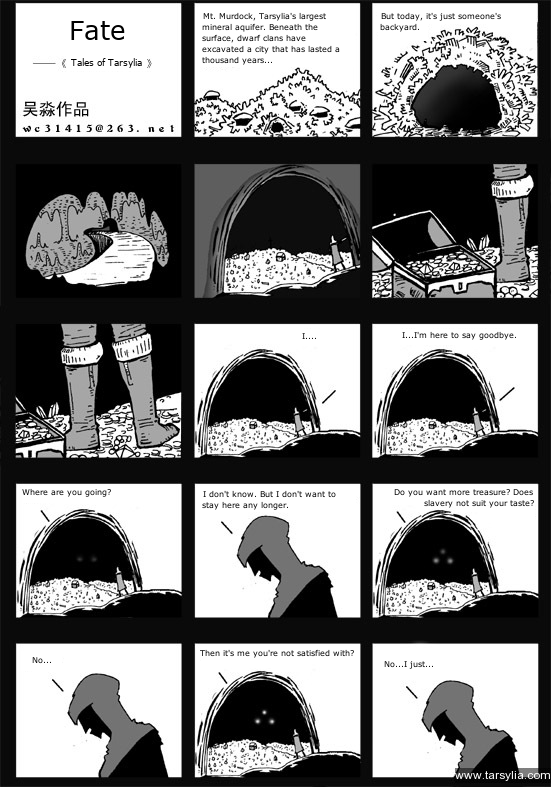
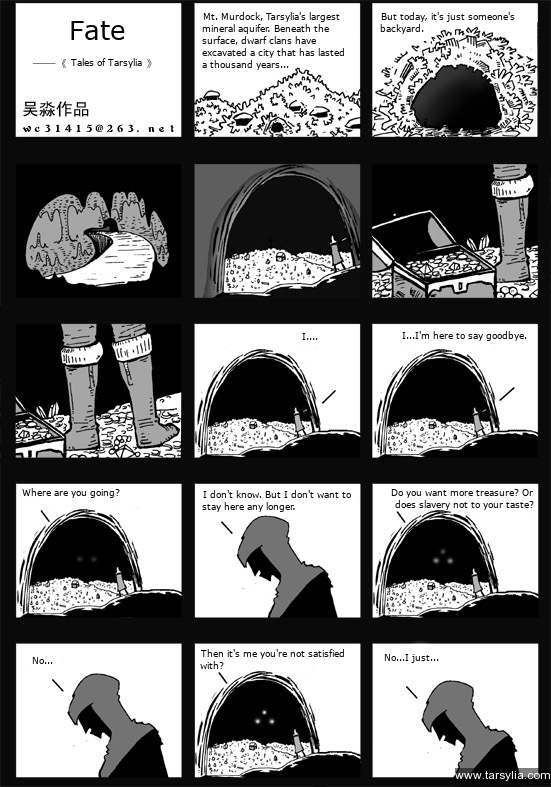
Comparing the layer stacks of the two (551, 787) images. Changes:
painted on "Mt. Murdock, Tarsylia's larges..." over box(202, 12, 344, 70)
painted on "But today, it's just someone's..." over box(380, 12, 515, 34)
painted on "I...." over box(302, 333, 318, 340)
painted on "I...I'm here to say goodbye." over box(402, 331, 527, 341)
painted on "Where are you going?" over box(22, 488, 120, 498)
painted on "I don't know. But I don't want..." over box(202, 490, 351, 512)
painted on "No..." over box(32, 657, 53, 664)
renamed "Do you want more treasure? Doe..." to "Do you want more treasure? Or ...", painted on it over box(391, 489, 534, 510)
painted on "Then it's me you're not satisf..." over box(200, 649, 354, 669)
painted on "No...I just..." over box(384, 654, 439, 669)
